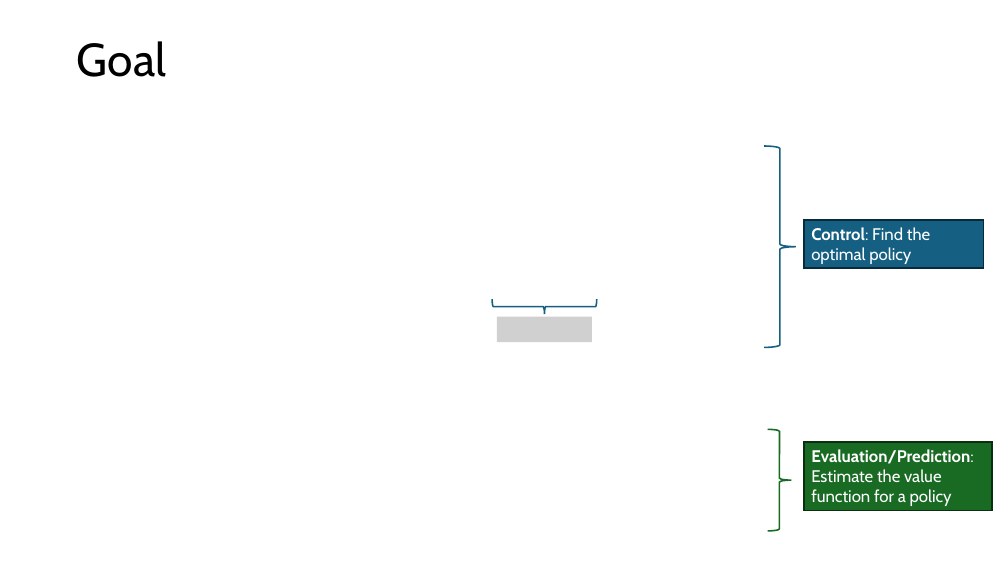
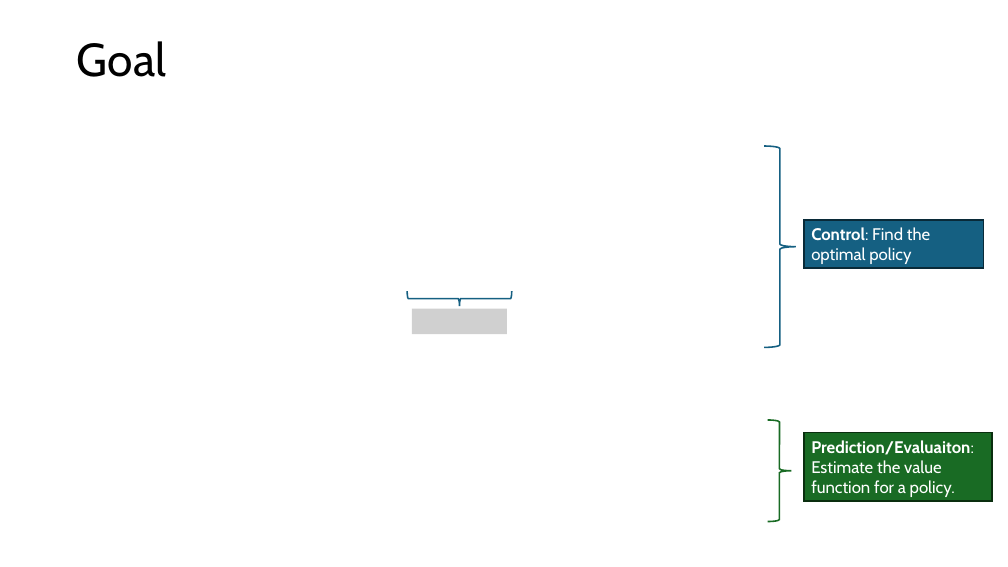
Before and after one commit to mhahsler/Introduction_to_Reinforcement_Learning, a slide deck: slide 3 of slides/Lecture_Chapter04.pptx. Drawn at 1008x567 pixels with LibreOffice and Linux fonts; fonts in the diff are those of the drawing; grey boxes stand for pictures. Boxes give left, top, right and bottom in pixels: in the first picture for what was removed or moved away, otherwise in the second. Text is boxed around its words. In the diff, an @@ line names an element or a change of style, - is before the commit and + after.

```diff
--- a/slides/Lecture_Chapter04.pptx
+++ b/slides/Lecture_Chapter04.pptx
@@ right brace moved from (x1=492, y1=299, x2=597, y2=314) to (x1=408, y1=291, x2=512, y2=306) @@
@@ picture moved from (x1=497, y1=317, x2=592, y2=343) to (x1=412, y1=309, x2=507, y2=334) @@
@@ right brace moved from (x1=768, y1=430, x2=792, y2=531) to (x1=768, y1=420, x2=792, y2=522) @@
@@ rectangle "Prediction/Evaluaiton: Estimate the value function ..." moved from (x1=804, y1=442, x2=992, y2=511) to (x1=804, y1=433, x2=992, y2=501) @@
@@ text in rectangle at (x1=811, y1=440, x2=974, y2=497): text changed @@
-Evaluation/Prediction: Estimate the value function for a policy
+Prediction/Evaluaiton: Estimate the value function for a policy.
```
Also in this commit, not shown: 8 other slides changed, 7 other files.
